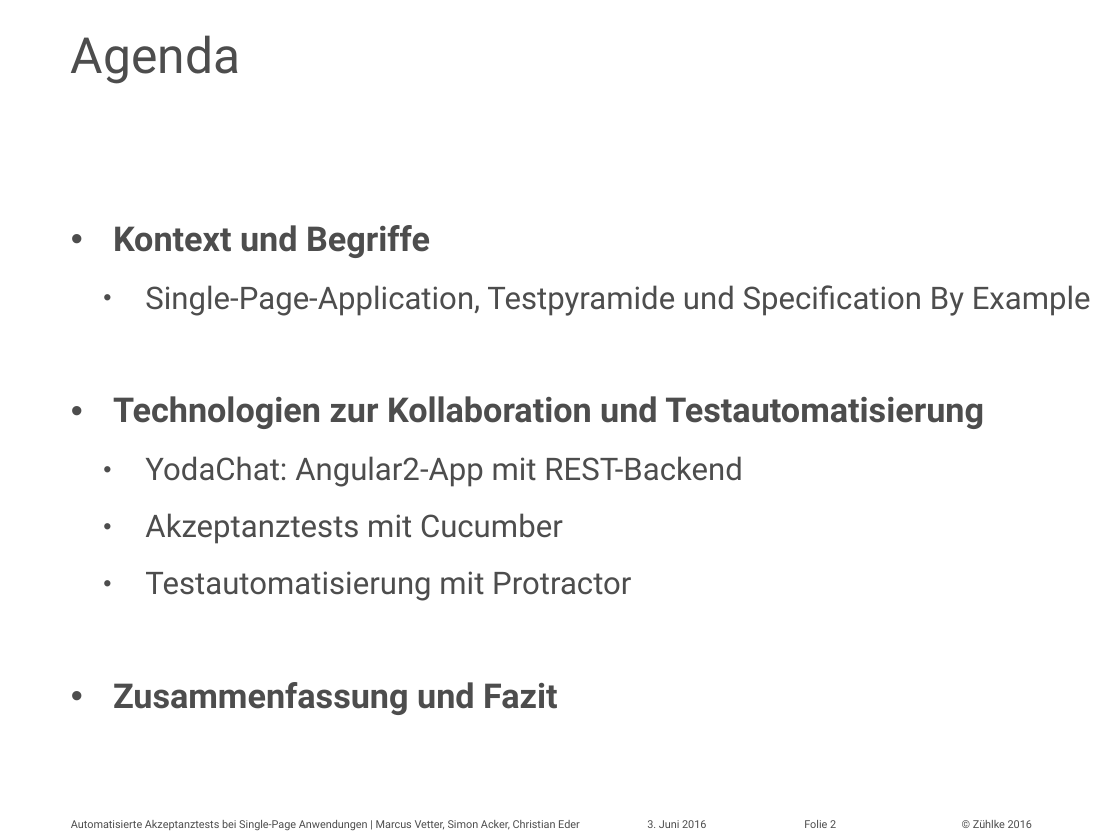
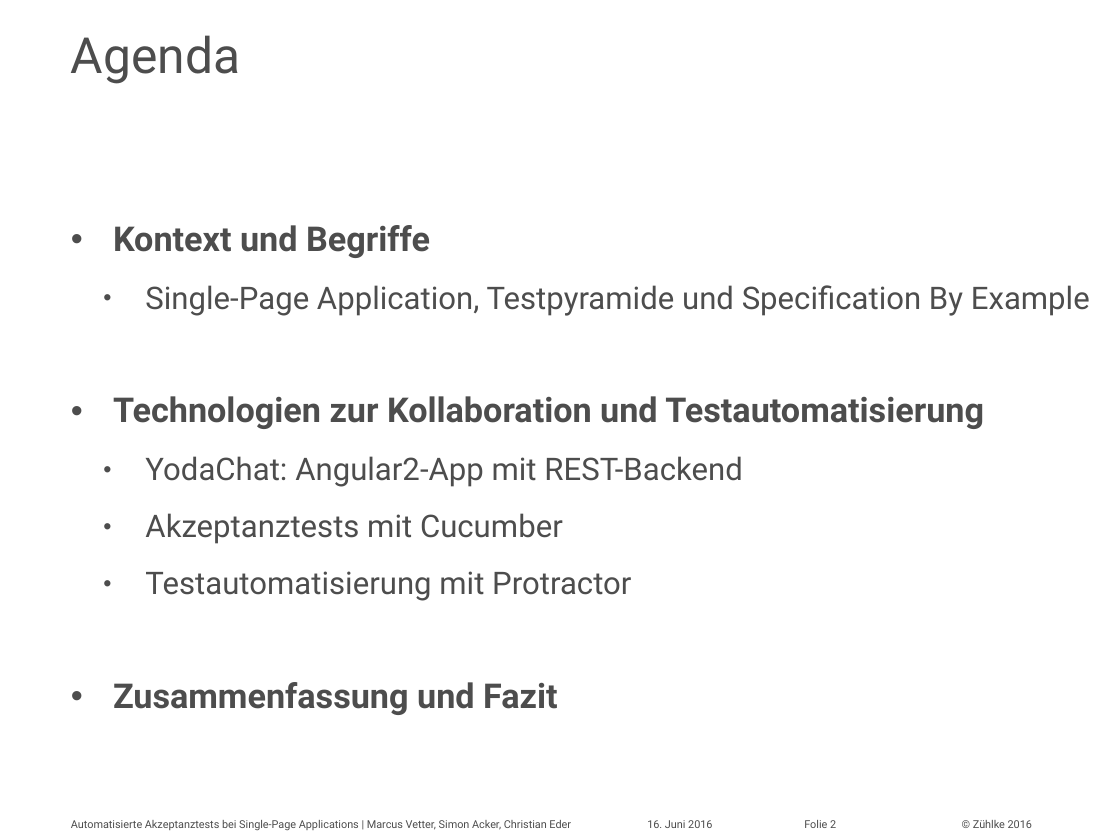
Before and after one commit to marcusvetter/yoda-chat, a slide deck: slide 2 of Vortrag_KE2016_MAVE_SIA.pptx. Drawn at 1120x840 pixels with LibreOffice and Linux fonts; fonts in the diff are those of the drawing. Boxes give left, top, right and bottom in pixels: in the first picture for what was removed or moved away, otherwise in the second. Text is boxed around its words. In the diff, an @@ line names an element or a change of style, - is before the commit and + after.

```diff
--- a/Vortrag_KE2016_MAVE_SIA.pptx
+++ b/Vortrag_KE2016_MAVE_SIA.pptx
@@ text at bbox=[145, 285, 1090, 316]: text changed @@
-  • Single-Page-Application, Testpyramide und Specification By Example
+  • Single-Page Application, Testpyramide und Specification By Example
@@ text at bbox=[71, 820, 571, 830]: text changed @@
-Automatisierte Akzeptanztests bei Single-Page Anwendungen | Marcus Vetter, Simon Acker, Christian Eder
+Automatisierte Akzeptanztests bei Single-Page Applications | Marcus Vetter, Simon Acker, Christian Eder
@@ text at bbox=[647, 820, 712, 828]: text changed @@
-3. Juni 2016
+16. Juni 2016
```
Also in this commit, not shown: 22 other slides changed, 3 slides added, 1 other file.
